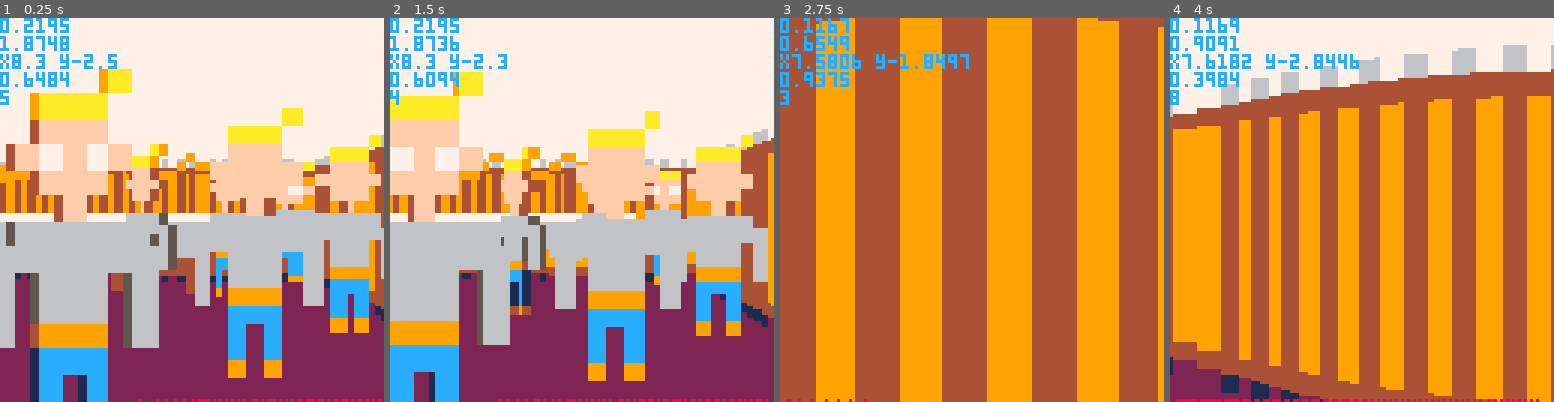
Above: before the commit, frames 1-4 (left to right).
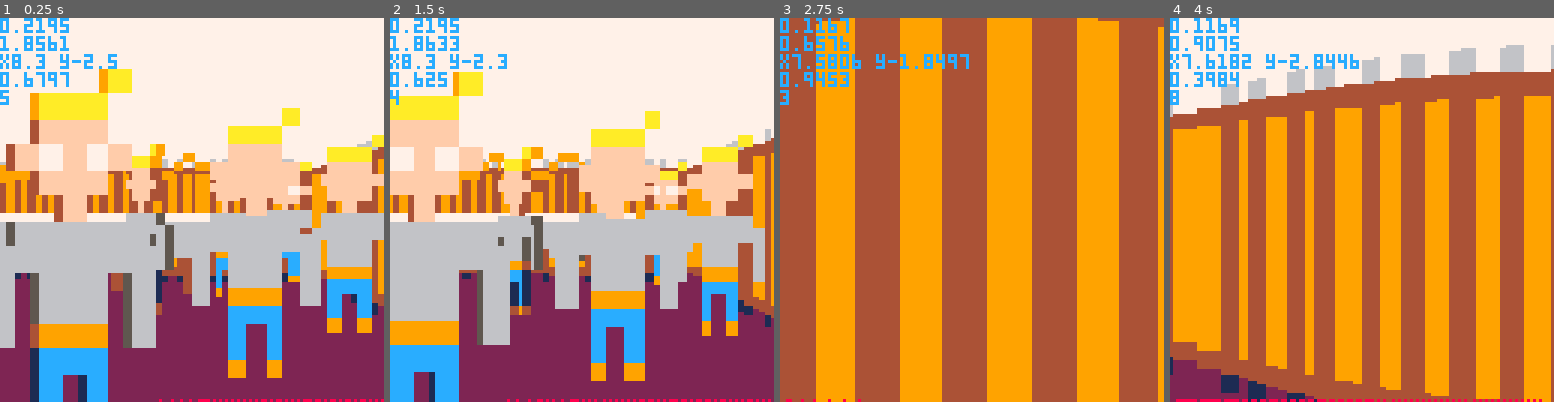
Above: after the commit, the same moments.

Repository: jcwilk/anx
Game: PICO-8 cartridge anx.p8
Same seed, same stepped clock (60 frames per second), same inputs: the game is played once before the commit and once after it.
Inputs:
- Up to frame 1 (0.25 s): no input
- Up to frame 2 (1.5 s): tap X (X key) at 0.33, 1.07 s; tap O (Z key) at 0.7 s
- Up to frame 3 (2.75 s): hold Right 1.6-2.1 s; tap O (Z key) at 1.7, 2.1, 2.5 s; tap X (X key) at 1.85 s; hold Up 2.15-2.42 s; hold Right from 2.47 s (still down)
- Up to frame 4 (4 s): tap O (Z key) at 2.9, 3.3, 3.7 s; tap X (X key) at 2.97 s; release Right at 3.03 s; hold Left 3.08-3.58 s; hold Down 3.63-3.97 s

The runs differ from the first frame. In frame 1, 4.7% of the frame differs, in the area x 9-100%, y 4-100%; in frame 2, 4.9%; in frame 3, 0.2%; in frame 4, 9.8%, in the area x 12-97%, y 4-100%.

Commit message:
Bit of cleanup and small optimizations

Diff:
--- a/anx.p8
+++ b/anx.p8
@@ -299,14 +299,15 @@
  local mob_bearing=mob.bearing
 
  local vec_to_mob=mob.coords-player.coords
+ local distance=vec_to_mob:tomagnitude()
+ local normal_vec_to_mob=vec_to_mob/distance
 
  local width_vector=(mob_bearing-.25):tovector()
  --local side_vector=makevec2d(-width_vector.y,width_vector.x)
- local side_length=(width_vector*vec_to_mob:normalize())/8
-
- local face_length=mob_bearing:tovector()*vec_to_mob:normalize()
-
- local distance=vec_to_mob:tomagnitude()
+ local side_length=(width_vector*normal_vec_to_mob)/8
+
+ local face_length=mob_bearing:tovector()*normal_vec_to_mob
+
  local height=2*height_scale/distance/field_of_view
  local screen_width=abs(face_length)*height/2
  local screen_side=abs(side_length)*height/2
@@ -328,6 +329,8 @@
  local rows={}
  local row,pixel,pixel_color
  local sides, side
+ local side_to_left=side_length*face_length<0
+
  for row_i=0,15 do
   row={
    yo=flr(screeny+row_i/16*height),
@@ -345,7 +348,7 @@
     end
    end
    if pixel_color > 0 then
-    if side_length*face_length < 0 then
+    if side_to_left then
      side={
       xo=columns[col_i+1].xo-screen_side,
       xf=columns[col_i+1].xo-1,
@@ -379,8 +382,6 @@
 
 function deferred_mob_draw(mob,dir_vector,screenx,draw_width)
  local mob_data=cache_mob(mob,dir_vector,screenx,draw_width)
- --screenx=flr(screenx)
- printh(screenx)
 
  return function()
   local pixel_col
@@ -403,7 +404,7 @@
    end
   end
 
-  if not found and mob_data.columns[col_i].xf+mob_data.side_length >= screenx then
+  if not found and #mob_data.columns>0 and mob_data.columns[#mob_data.columns].xf+mob_data.side_length >= screenx then
    side_only=true
   end
 
--- a/sprites.p8
+++ b/sprites.p8
@@ -299,14 +299,15 @@
   local mob_bearing=mob.bearing
 
   local vec_to_mob=mob.coords-player.coords
+  local distance=vec_to_mob:tomagnitude()
+  local normal_vec_to_mob=vec_to_mob/distance
 
   local width_vector=(mob_bearing-.25):tovector()
   --local side_vector=makevec2d(-width_vector.y,width_vector.x)
-  local side_length=(width_vector*vec_to_mob:normalize())/8
-
-  local face_length=mob_bearing:tovector()*vec_to_mob:normalize()
-
-  local distance=vec_to_mob:tomagnitude()
+  local side_length=(width_vector*normal_vec_to_mob)/8
+
+  local face_length=mob_bearing:tovector()*normal_vec_to_mob
+
   local height=2*height_scale/distance/field_of_view
   local screen_width=abs(face_length)*height/2
   local screen_side=abs(side_length)*height/2
@@ -328,6 +329,8 @@
   local rows={}
   local row,pixel,pixel_color
   local sides, side
+  local side_to_left=side_length*face_length<0
+
   for row_i=0,15 do
     row={
       yo=flr(screeny+row_i/16*height),
@@ -345,7 +348,7 @@
         end
       end
       if pixel_color > 0 then
-        if side_length*face_length < 0 then
+        if side_to_left then
           side={
             xo=columns[col_i+1].xo-screen_side,
             xf=columns[col_i+1].xo-1,
@@ -379,8 +382,6 @@
 
 function deferred_mob_draw(mob,dir_vector,screenx,draw_width)
   local mob_data=cache_mob(mob,dir_vector,screenx,draw_width)
-  --screenx=flr(screenx)
-  printh(screenx)
 
   return function()
     local pixel_col
@@ -403,7 +404,7 @@
       end
     end
 
-    if not found and mob_data.columns[col_i].xf+mob_data.side_length >= screenx then
+    if not found and #mob_data.columns>0 and mob_data.columns[#mob_data.columns].xf+mob_data.side_length >= screenx then
       side_only=true
     end
 
Not shown, changed: the music (__music__) section of anx.p8
Not shown, changed: the sound effects (__sfx__) section of anx.p8
